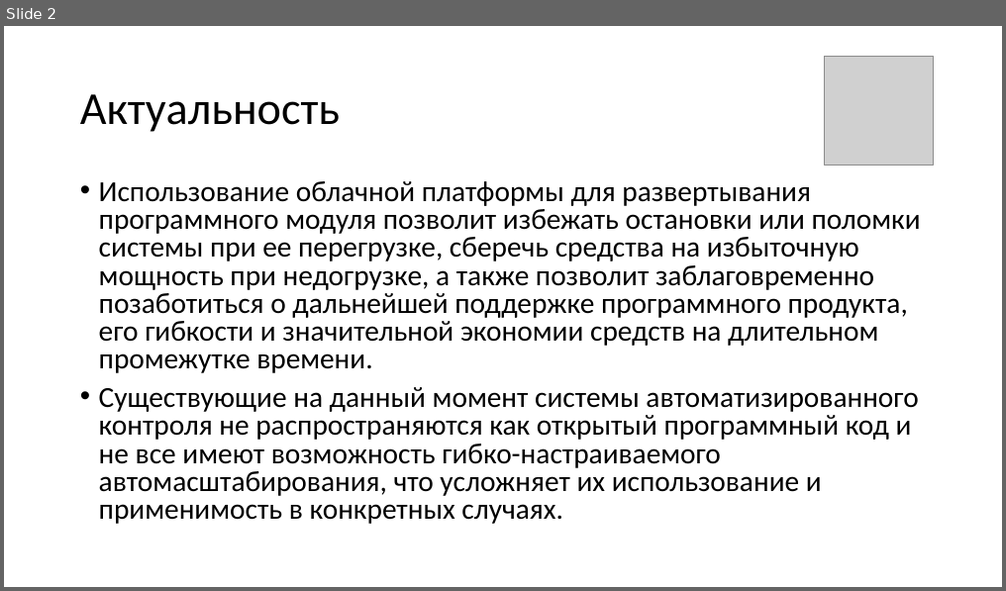
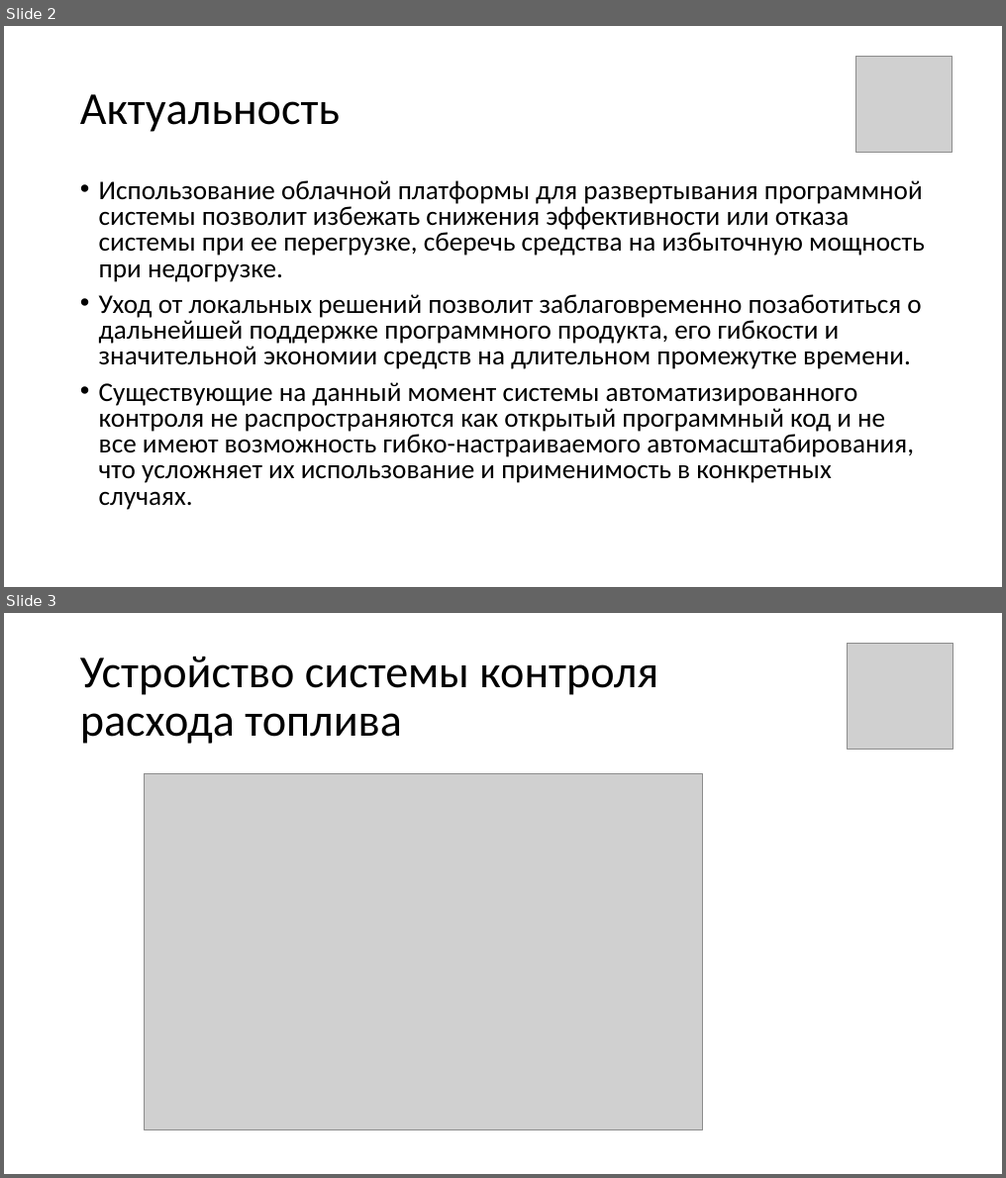
Before and after one commit to SkiStalker/BachelorsDegree, a slide deck: text/Масштабирование_вычислительных_мощностей.pptx. Shown one above the other, each under a label of ours: slide 2 before the commit, slides 2 and 3 after it. The pictures are 1006x591 and 1006x1178 pixels, drawn with LibreOffice and Linux fonts; fonts in the diff are those of the drawing; grey boxes stand for pictures. Boxes give left, top, right and bottom in pixels: in the first picture for what was removed or moved away, otherwise in the second. Text is boxed around its words. In the diff, an @@ line names an element or a change of style, - is before the commit and + after.

```diff
--- a/text/Масштабирование_вычислительных_мощностей.pptx
+++ b/text/Масштабирование_вычислительных_мощностей.pptx
@@ slide 3 added at (4, 613, 1002, 1174), background #FFFFFF @@
@@ title added at (80, 656, 658, 744), 44 pt, text #000000 @@
+Устройство системы контроля
+расхода топлива
@@ picture added at (846, 643, 953, 750) @@
@@ picture added at (144, 774, 703, 1131) @@
@@ slide 2 changed as well @@
@@ picture: place and size @@
-picture at (825, 56, 934, 166)
+picture at (856, 56, 951, 152)
@@ text at (99, 180, 925, 370): text changed; size 28 to 25.9 pt @@
-• Использование облачной платформы для развертывания программного модуля позволит избежать остановки или поломки системы при ее перегрузке, сберечь средства на избыточную мощность при недогрузке, а также позволит заблаговременно позаботиться о дальнейшей поддержке программного продукта, его гибкости и значительной экономии средств на длительном промежутке времени.
+• Использование облачной платформы для развертывания программной системы позволит избежать снижения эффективности или отказа системы при ее перегрузке, сберечь средства на избыточную мощность при недогрузке.
+• Уход от локальных решений позволит заблаговременно позаботиться о дальнейшей поддержке программного продукта, его гибкости и значительной экономии средств на длительном промежутке времени.
@@ text at (99, 382, 914, 510): size 28 to 25.9 pt in "Существующие на данный момент системы автоматизированного ко ..." @@
```
Also in this commit, not shown: 7 other slides changed, 7 other slides added, 3 slides removed, 3 other files.
